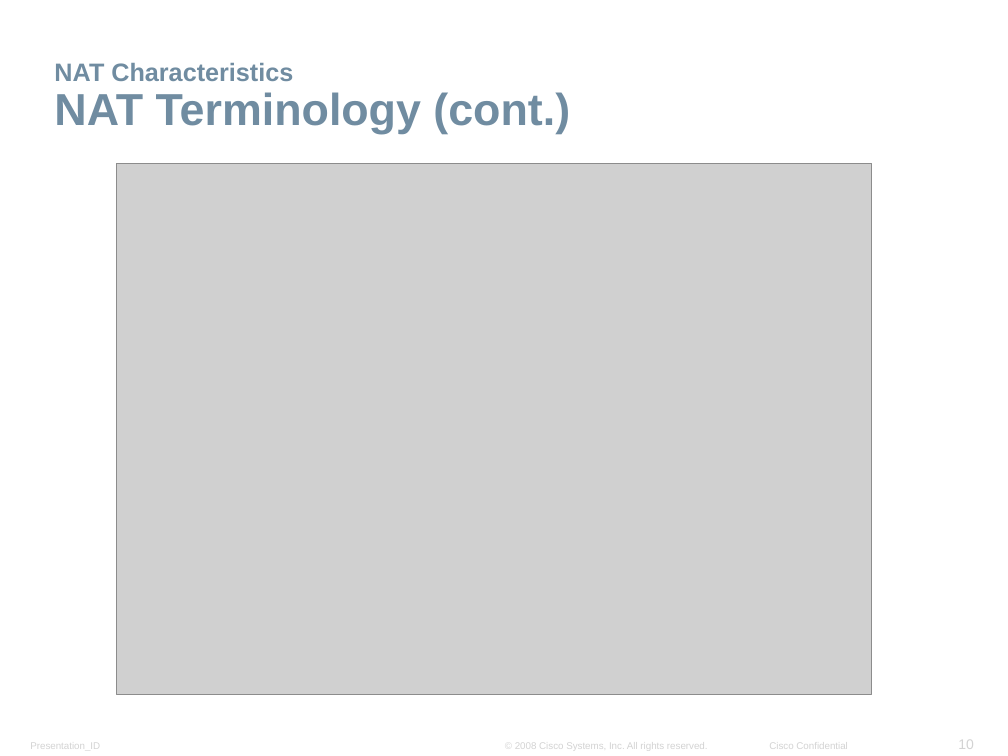
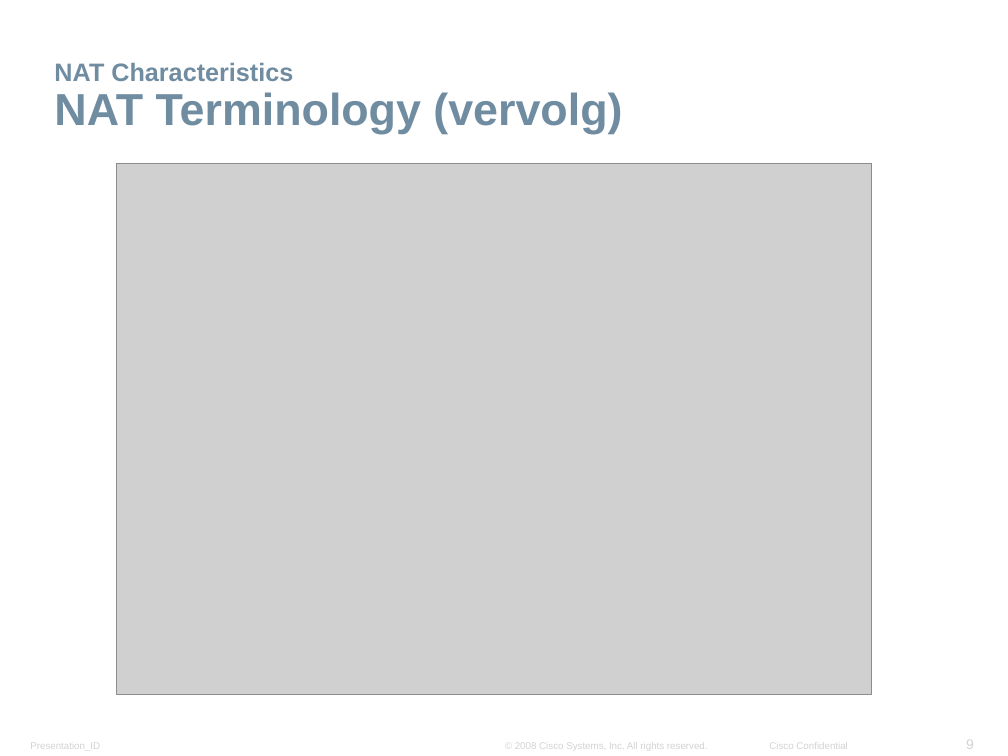
Before and after one commit to kenzot11/Presentatie-NAT, a slide deck: slide 9 of Networking Advanced - Chapter5 - NAT.pptx (slide 10 before the commit). Drawn at 1008x756 pixels with LibreOffice and Linux fonts; fonts in the diff are those of the drawing; grey boxes stand for pictures; background and template pictures are left out. Boxes give left, top, right and bottom in pixels: in the first picture for what was removed or moved away, otherwise in the second. Text is boxed around its words. In the diff, an @@ line names an element or a change of style, - is before the commit and + after.

```diff
--- a/Networking Advanced - Chapter5 - NAT.pptx
+++ b/Networking Advanced - Chapter5 - NAT.pptx
@@ title at bbox=[54, 63, 622, 134]: text changed @@
-NAT Characteristics
-NAT Terminology (cont.)
+NAT Characteristics
+NAT Terminology (vervolg)
@@ page number at bbox=[966, 740, 974, 749]: text changed @@
-10
+9
```
Also in this commit, not shown: 22 other slides changed, 1 slide removed.
